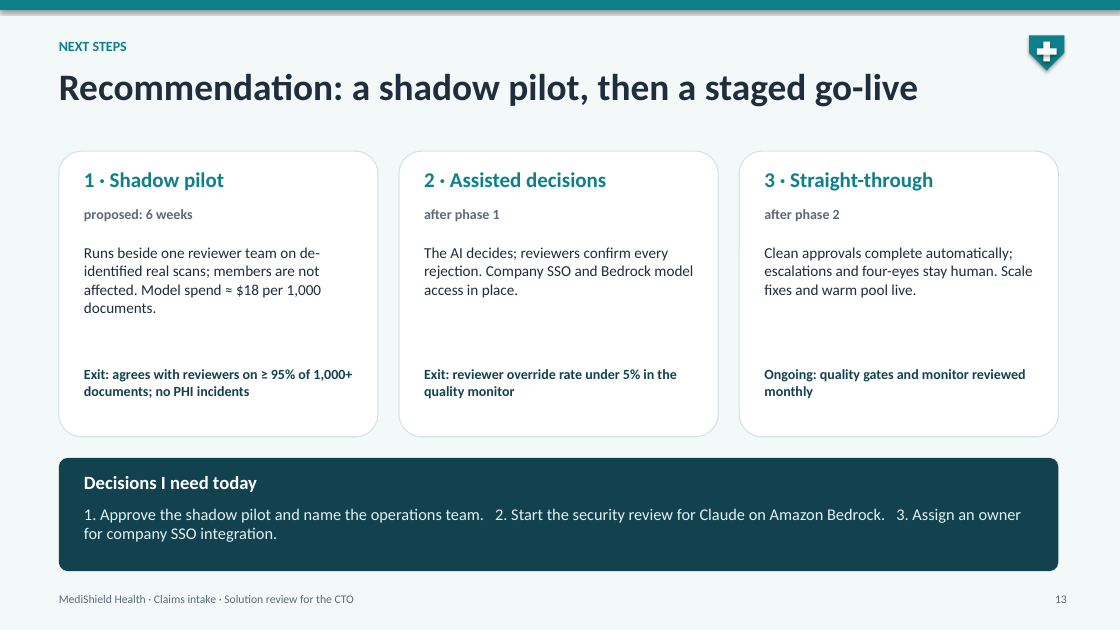
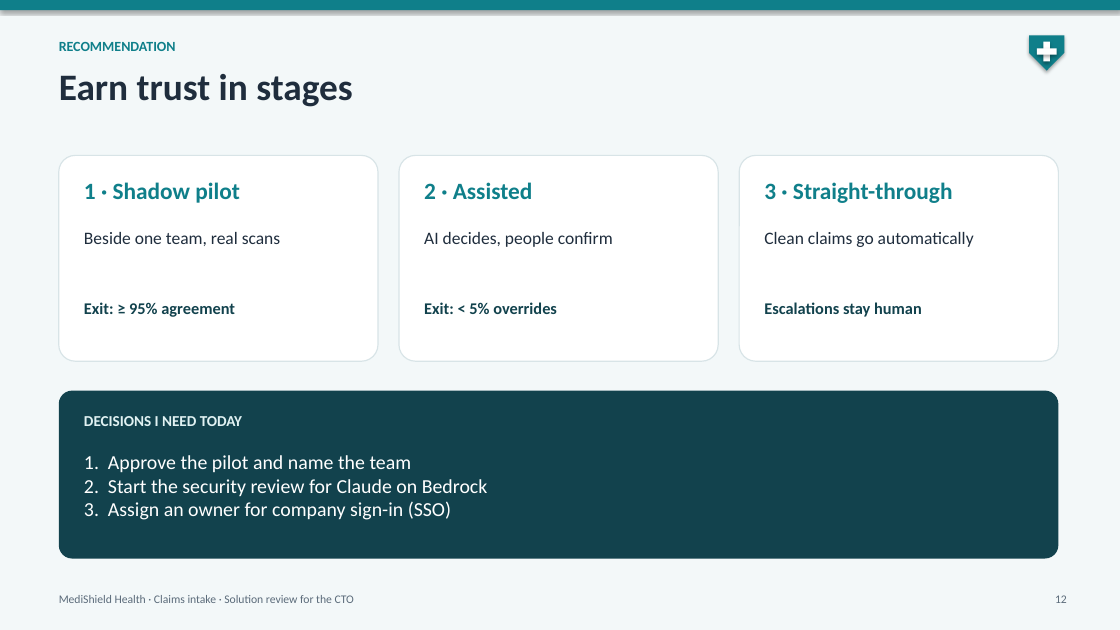
Before and after one commit to raghav010126/Capstone, a slide deck: slide 12 of docs/MediShield_capstone.pptx (slide 13 before the commit). Drawn at 1120x630 pixels with LibreOffice and Linux fonts; fonts in the diff are those of the drawing. Boxes give left, top, right and bottom in pixels: in the first picture for what was removed or moved away, otherwise in the second. Text is boxed around its words. In the diff, an @@ line names an element or a change of style, - is before the commit and + after.

```diff
--- a/docs/MediShield_capstone.pptx
+++ b/docs/MediShield_capstone.pptx
@@ text at [59, 42, 176, 51]: text changed @@
-NEXT STEPS
+RECOMMENDATION
@@ text at [59, 74, 352, 107]: text changed @@
-Recommendation: a shadow pilot, then a staged go-live
+Earn trust in stages
@@ rounded rectangle: place and size @@
-rounded rectangle at [59, 151, 378, 437]
+rounded rectangle at [59, 155, 378, 361]
@@ text "1 · Shadow pilot": place and size @@
-text "1 · Shadow pilot" at [84, 172, 224, 191]
+text "1 · Shadow pilot" at [84, 182, 240, 203]
@@ text "1 · Shadow pilot" at [84, 182, 240, 203]: size 18 to 20 pt @@
@@ rounded rectangle: place and size @@
-rounded rectangle at [399, 151, 718, 437]
+rounded rectangle at [399, 155, 718, 361]
@@ rounded rectangle: place and size @@
-rounded rectangle at [739, 151, 1059, 437]
+rounded rectangle at [739, 155, 1059, 361]
@@ text "3 · Straight-through" at [764, 182, 953, 203]: size 18 to 20 pt @@
@@ text "3 · Straight-through": place and size @@
-text "3 · Straight-through" at [764, 172, 933, 191]
+text "3 · Straight-through" at [764, 182, 953, 203]
@@ text at [424, 182, 533, 199]: text changed; size 18 to 20 pt @@
-2 · Assisted decisions
+2 · Assisted
@@ text removed at [764, 209, 840, 221] @@
-after phase 2
@@ text at [84, 232, 280, 246]: text changed; size 12 to 15 pt; text colour #5B6B7A to #1F2D3D; bold off @@
-proposed: 6 weeks
+Beside one team, real scans
@@ text added at [424, 232, 613, 247], 15 pt, text #1F2D3D @@
+AI decides, people confirm
@@ text added at [764, 232, 974, 247], 15 pt, text #1F2D3D @@
+Clean claims go automatically
@@ text removed at [424, 247, 693, 298] @@
-The AI decides; reviewers confirm every rejection. Company SSO and Bedrock model access in place.
@@ text at [84, 302, 235, 317]: text changed; size 13 to 14 pt; text colour #1F2D3D to #12424D; bold on @@
-Runs beside one reviewer team on de-identified real scans; members are not affected. Model spend ≈ $18 per 1,000 documents.
+Exit: ≥ 95% agreement
@@ text at [424, 302, 557, 314]: text changed; size 12 to 14 pt; text colour #5B6B7A to #12424D @@
-after phase 1
+Exit: < 5% overrides
@@ text at [764, 302, 922, 317]: text changed; size 13 to 14 pt; text colour #1F2D3D to #12424D; bold on @@
-Clean approvals complete automatically; escalations and four-eyes stay human. Scale fixes and warm pool live.
+Escalations stay human
@@ text removed at [84, 369, 352, 398] @@
-Exit: agrees with reviewers on ≥ 95% of 1,000+ documents; no PHI incidents
@@ text removed at [424, 369, 676, 399] @@
-Exit: reviewer override rate under 5% in the quality monitor
@@ text removed at [764, 369, 1026, 399] @@
-Ongoing: quality gates and monitor reviewed monthly
@@ rounded rectangle: place and size @@
-rounded rectangle at [59, 458, 1059, 571]
+rounded rectangle at [59, 391, 1059, 559]
@@ text at [84, 416, 242, 426]: text changed; size 16 to 13 pt; text colour #FFFFFF to #E1F2F3 @@
-Decisions I need today
+DECISIONS I NEED TODAY
@@ text at [84, 455, 488, 520]: text changed; size 14 to 17 pt; text colour #E1F2F3 to #FFFFFF @@
-1. Approve the shadow pilot and name the operations team. 2. Start the security review for Claude on Amazon Bedrock. 3. Assign an owner for company SSO integration.
+1. Approve the pilot and name the team
+2. Start the security review for Claude on Bedrock
+3. Assign an owner for company sign-in (SSO)
```
Also in this commit, not shown: 8 other slides changed, 3 slides added, 5 slides removed, 1 other file.
